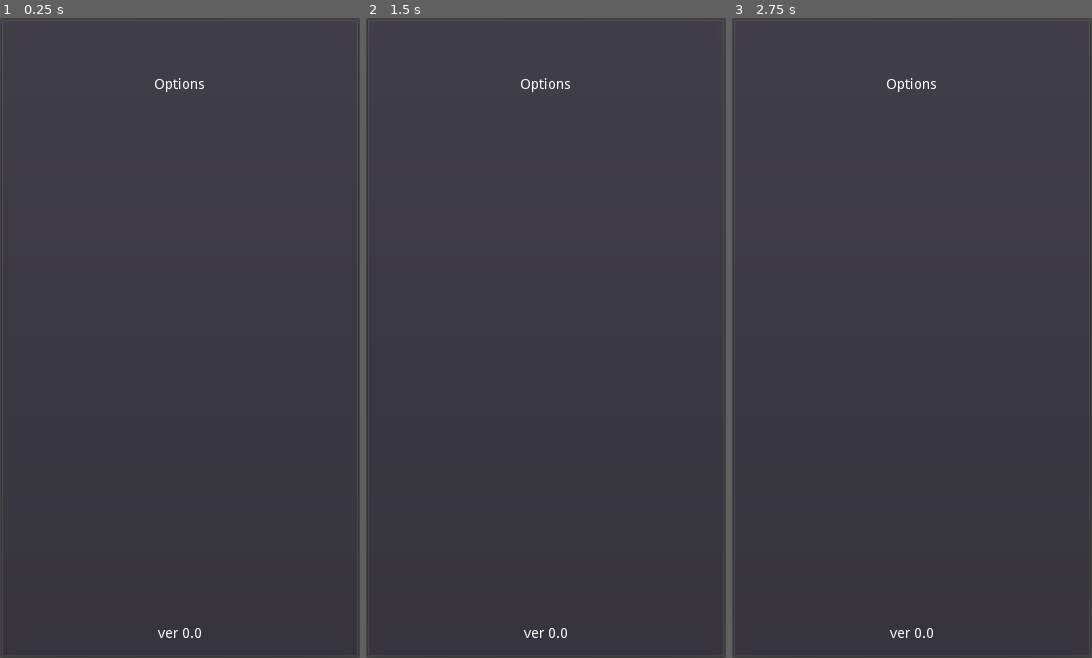
Above: before the commit, frames 1-3 (left to right).
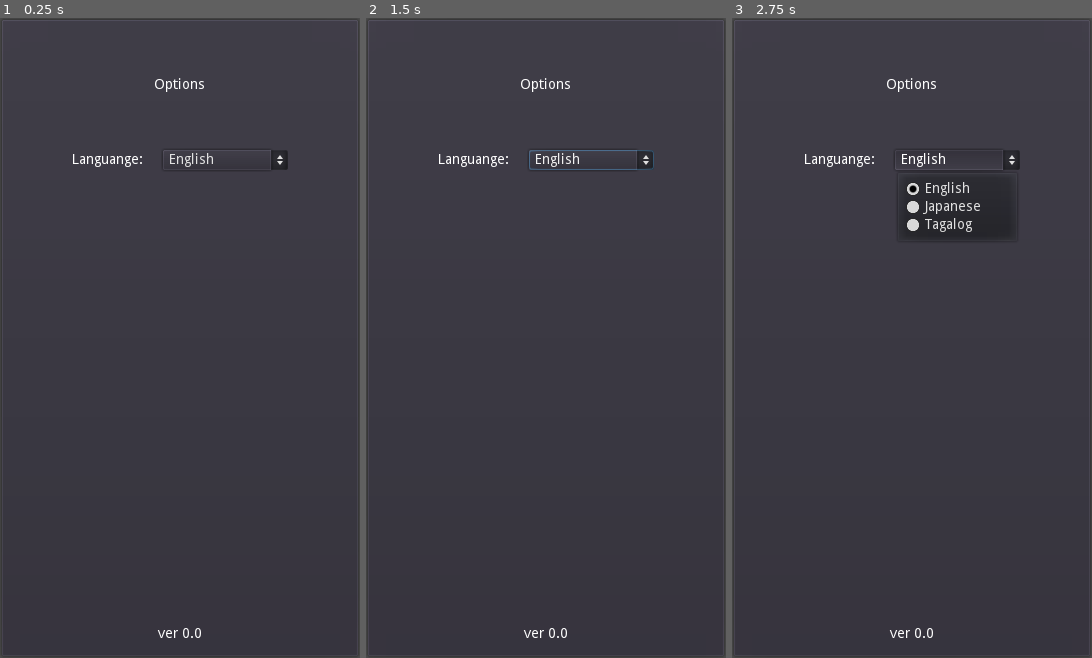
Above: after the commit, the same moments.

Repository: philipuriarte/A-Churchyard-of-Orphans
Game: Godot game, scene res://scenes/options_screen.tscn
The game is run twice, just before and just after one commit, with the same random seed, the same clock (stepped at 60 frames per second) and the same inputs. This scene is started directly instead of the project's main scene.
Inputs (mouse positions are in pixels of both pictures, inside the frame that each line leads up to):
- Up to frame 1 (0.25 s): no input
- Up to frame 2 (1.5 s): click (592, 158) at 0.5 s, where only the run after the commit has a clickable "English"; click (592, 158) at 1.25 s, where only the run after the commit has a clickable "English"
- Up to frame 3 (2.75 s): click (958, 158) at 2 s, where only the run after the commit has a clickable "English"

The runs differ from the first frame. In frame 1, 0.3% of the frame differs, in the area x 20-80%, y 20-24%; in frame 2, 0.4%; in frame 3, 1.5%, in the area x 20-80%, y 20-35%.

Commit message:
Add Language option nodes to options_screen

Diff:
--- a/scenes/options_screen.tscn
+++ b/scenes/options_screen.tscn
@@ -35,6 +35,28 @@
 margin_bottom = 577.0
 size_flags_vertical = 3
 
+[node name="Languange" type="HBoxContainer" parent="MarginContainer/MainCointainer/OptionsContainer"]
+margin_right = 326.0
+margin_bottom = 20.0
+custom_constants/separation = 20
+alignment = 1
+
+[node name="LangLabel" type="Label" parent="MarginContainer/MainCointainer/OptionsContainer/Languange"]
+margin_left = 55.0
+margin_top = 3.0
+margin_right = 126.0
+margin_bottom = 17.0
+text = "Languange:"
+
+[node name="LangOptions" type="OptionButton" parent="MarginContainer/MainCointainer/OptionsContainer/Languange"]
+margin_left = 146.0
+margin_right = 271.0
+margin_bottom = 20.0
+rect_min_size = Vector2( 125, 0 )
+text = "English"
+items = [ "English", null, false, 0, null, "Japanese", null, false, 1, null, "Tagalog", null, false, 2, null ]
+selected = 0
+
 [node name="BottomText" type="Label" parent="MarginContainer/MainCointainer"]
 margin_top = 592.0
 margin_right = 326.0
